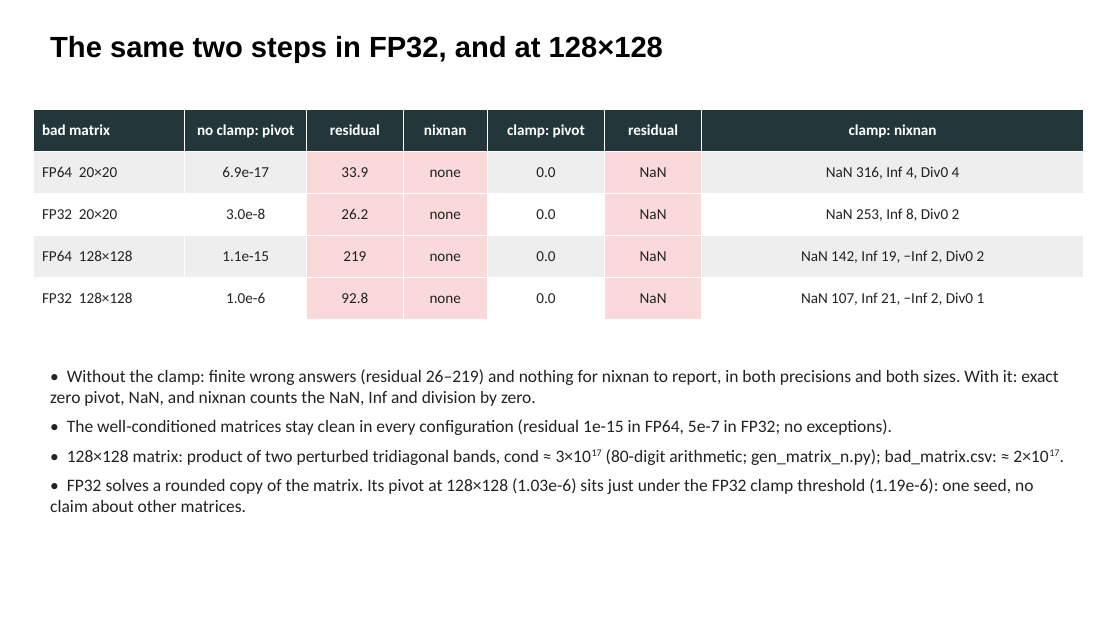
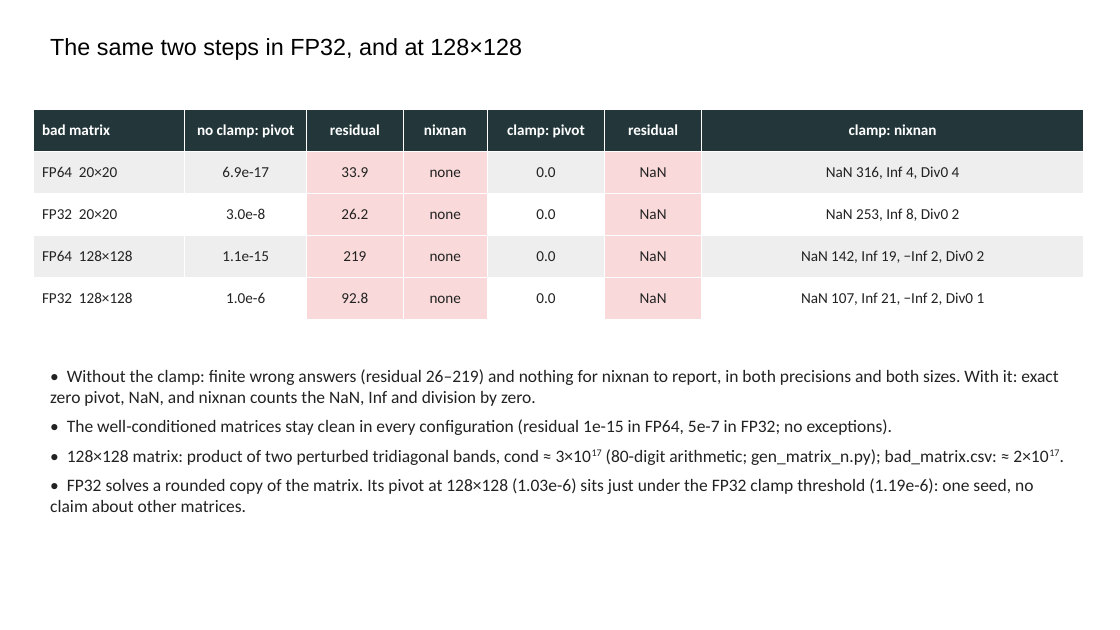
Before and after one commit to parfloat/SC26-Tutorial, a slide deck: slide 10 of lu_solve_gpu/LU_Slides.pptx. Drawn at 1120x630 pixels with LibreOffice and Linux fonts; fonts in the diff are those of the drawing. Boxes give left, top, right and bottom in pixels: in the first picture for what was removed or moved away, otherwise in the second. Text is boxed around its words. In the diff, an @@ line names an element or a change of style, - is before the commit and + after.

```diff
--- a/lu_solve_gpu/LU_Slides.pptx
+++ b/lu_solve_gpu/LU_Slides.pptx
@@ text "The same two steps in ..." at (50, 38, 522, 60): size 25 to 20 pt, bold off @@
```
Also in this commit, not shown: 16 other slides changed, 3 other files.
